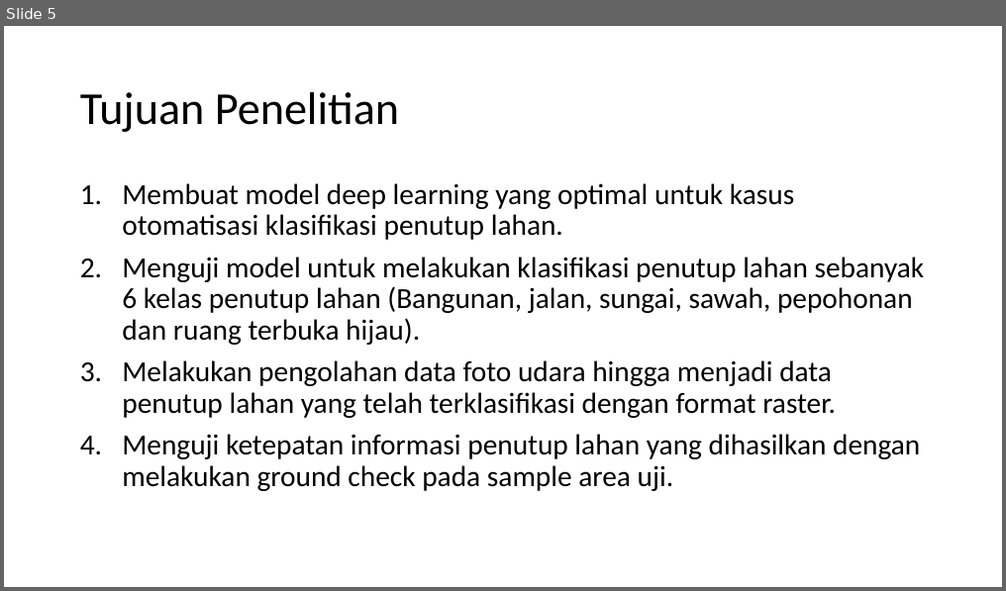
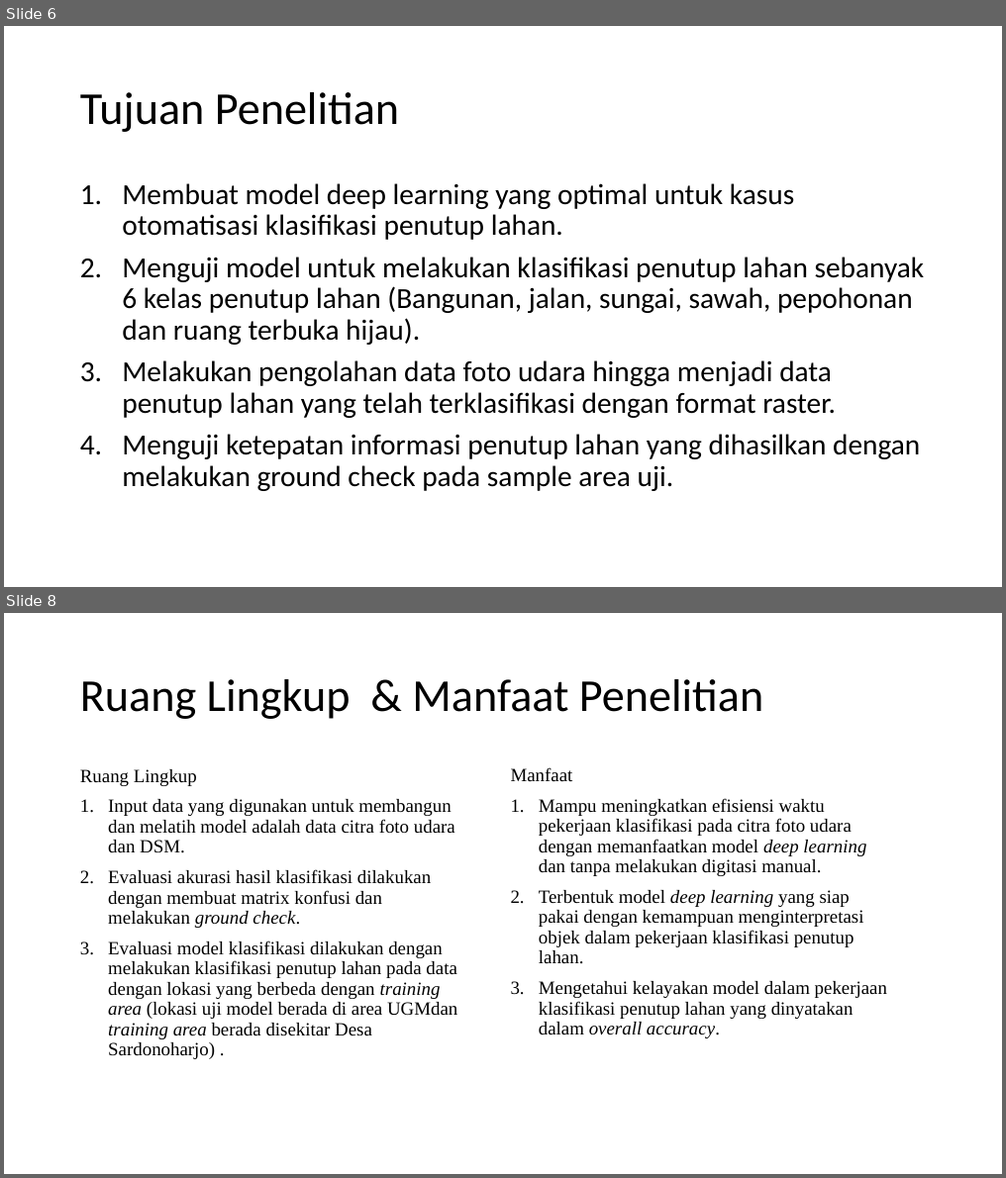
Before and after one commit to fakmalpradana/skripsi, a slide deck: Seminar Proposal Skripsi.pptx. Shown one above the other, each under a label of ours: slide 5 before the commit, slides 6 and 8 after it; the slides between them are not shown. The pictures are 1006x591 and 1006x1178 pixels, drawn with LibreOffice and Linux fonts; fonts in the diff are those of the drawing. Boxes give left, top, right and bottom in pixels: in the first picture for what was removed or moved away, otherwise in the second. Text is boxed around its words. In the diff, an @@ line names an element or a change of style, - is before the commit and + after.

Commit message:
menambahkan pendahuluan pada ppt seminar proposal

```diff
--- a/Seminar Proposal Skripsi.pptx
+++ b/Seminar Proposal Skripsi.pptx
@@ slide 8 added at (4,613,1002,1174), background #FFFFFF @@
@@ title added at (80,679,763,719), 44 pt, text #000000 @@
+Ruang Lingkup & Manfaat Penelitian
@@ text added at (80,769,457,1059), 18 pt, text #000000 @@
+Ruang Lingkup
+1. Input data yang digunakan untuk membangun dan melatih model adalah data citra foto udara dan DSM.
+2. Evaluasi akurasi hasil klasifikasi dilakukan dengan membuat matrix konfusi dan melakukan ground check.
+3. Evaluasi model klasifikasi dilakukan dengan melakukan klasifikasi penutup lahan pada data dengan lokasi yang berbeda dengan training area (lokasi uji model berada di area UGMdan training area berada disekitar Desa Sardonoharjo) .
@@ text added at (511,767,887,1039), 18 pt, text #000000 @@
+Manfaat
+1. Mampu meningkatkan efisiensi waktu pekerjaan klasifikasi pada citra foto udara dengan memanfaatkan model deep learning dan tanpa melakukan digitasi manual.
+2. Terbentuk model deep learning yang siap pakai dengan kemampuan menginterpretasi objek dalam pekerjaan klasifikasi penutup lahan.
+3. Mengetahui kelayakan model dalam pekerjaan klasifikasi penutup lahan yang dinyatakan dalam overall accuracy.
@@ what was slide 5 is now slide 6 @@
```
Also in this commit, not shown: 5 other slides added.
